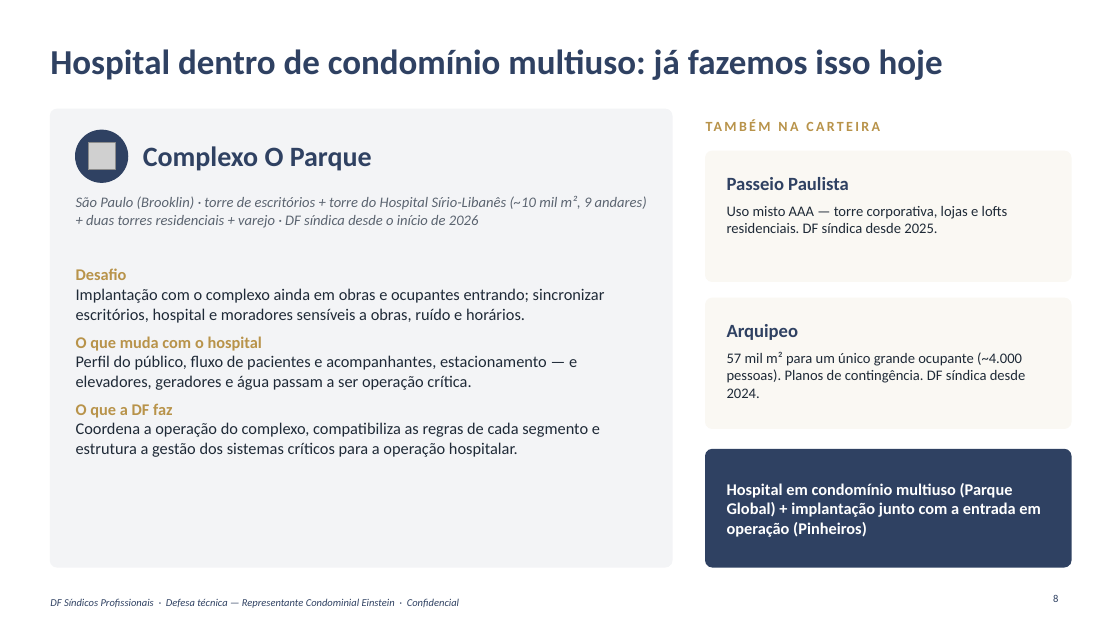
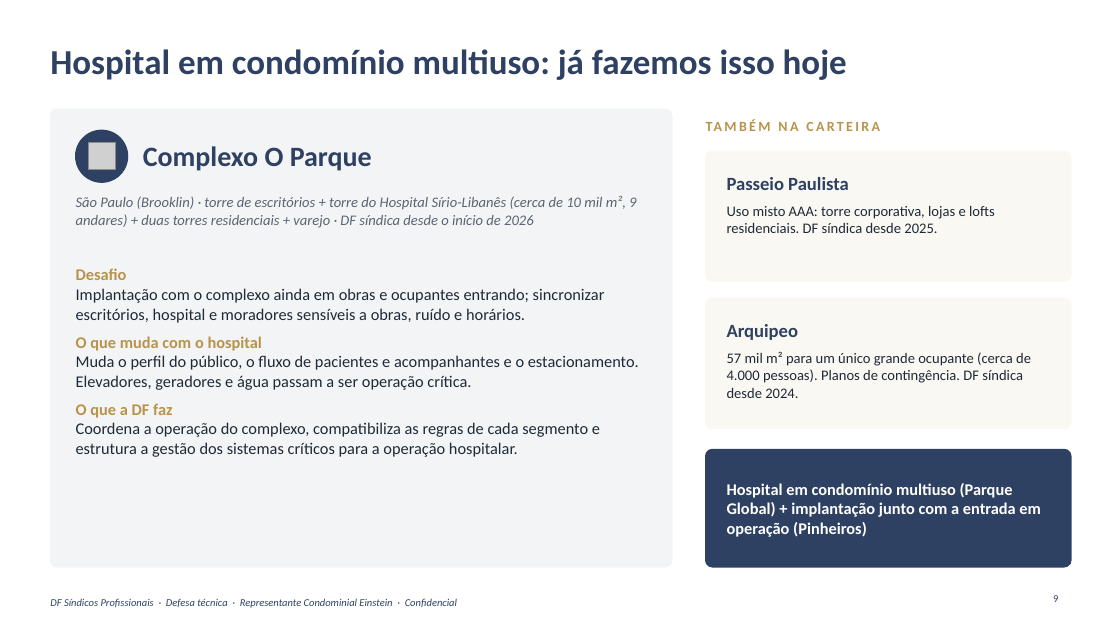
Before and after one commit to caiogavioli/Brainstorm, a slide deck: slide 9 of entregas/apresentacao-13-10/DF_Apresentacao_Einstein_13-10.pptx (slide 8 before the commit). Drawn at 1120x630 pixels with LibreOffice and Linux fonts; fonts in the diff are those of the drawing; grey boxes stand for pictures; background and template pictures are left out. Boxes give left, top, right and bottom in pixels: in the first picture for what was removed or moved away, otherwise in the second. Text is boxed around its words. In the diff, an @@ line names an element or a change of style, - is before the commit and + after.

```diff
--- a/entregas/apresentacao-13-10/DF_Apresentacao_Einstein_13-10.pptx
+++ b/entregas/apresentacao-13-10/DF_Apresentacao_Einstein_13-10.pptx
@@ title at [50, 49, 847, 80]: text changed @@
-Hospital dentro de condomínio multiuso: já fazemos isso hoje
+Hospital em condomínio multiuso: já fazemos isso hoje
@@ text at [76, 196, 636, 228]: text changed @@
-São Paulo (Brooklin) · torre de escritórios + torre do Hospital Sírio-Libanês (~10 mil m², 9 andares) + duas torres residenciais + varejo · DF síndica desde o início de 2026
+São Paulo (Brooklin) · torre de escritórios + torre do Hospital Sírio-Libanês (cerca de 10 mil m², 9 andares) + duas torres residenciais + varejo · DF síndica desde o início de 2026
@@ text at [727, 206, 995, 233]: text changed @@
-Uso misto AAA — torre corporativa, lojas e lofts residenciais. DF síndica desde 2025.
+Uso misto AAA: torre corporativa, lojas e lofts residenciais. DF síndica desde 2025.
@@ text at [76, 355, 639, 390]: text changed @@
-Perfil do público, fluxo de pacientes e acompanhantes, estacionamento — e elevadores, geradores e água passam a ser operação crítica.
+Muda o perfil do público, o fluxo de pacientes e acompanhantes e o estacionamento. Elevadores, geradores e água passam a ser operação crítica.
@@ text at [727, 351, 1031, 398]: text changed @@
-57 mil m² para um único grande ocupante (~4.000 pessoas). Planos de contingência. DF síndica desde 2024.
+57 mil m² para um único grande ocupante (cerca de 4.000 pessoas). Planos de contingência. DF síndica desde 2024.
@@ text at [50, 598, 457, 608]: text changed @@
-DF Síndicos Profissionais · Defesa técnica — Representante Condominial Einstein · Confidencial
+DF Síndicos Profissionais · Defesa técnica · Representante Condominial Einstein · Confidencial
```
Also in this commit, not shown: 24 other slides changed, 11 other files.
